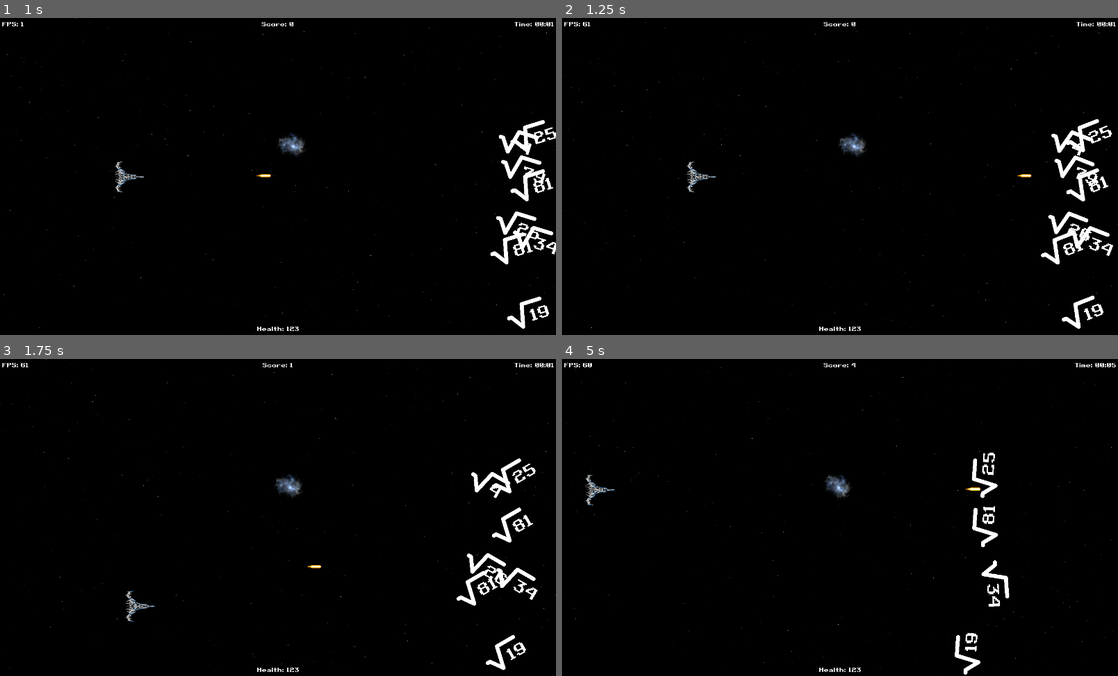
Above: before the commit, frames 1-4 (two rows, left to right).
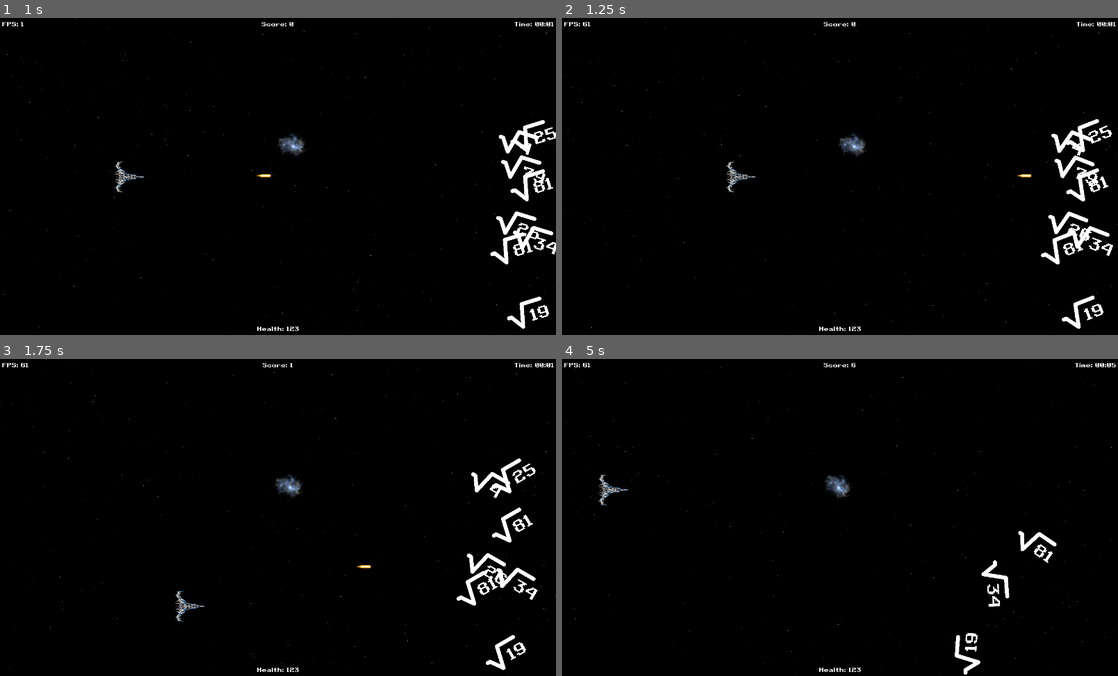
Above: after the commit, the same moments.

Repository: gingerr/ggj-2023-roots-one
Game: Godot game, scene res://Game.tscn
The game is run twice, just before and just after one commit, with the same random seed, the same clock (stepped at 60 frames per second) and the same inputs.
Inputs:
- Up to frame 1 (1 s): hold Right (ui_right) from 0.53 s (still down); tap Space (ui_select) at 0.77 s
- Up to frame 2 (1.25 s): keep holding Right (ui_right)
- Up to frame 3 (1.75 s): release Right (ui_right) at 1.28 s; hold Down (ui_down) from 1.28 s (still down); tap Space (ui_select) at 1.52 s
- Up to frame 4 (5 s): release Down (ui_down) at 2.03 s; hold Right (ui_right) 2.03-2.78 s; hold Up (ui_up) 2.78-3.53 s; tap Space (ui_select) at 3.02, 3.77, 4.52 s; hold Left (ui_left) from 3.53 s (still down)

Frame 1 is identical in both runs. In frame 2, 0.3% of the frame differs, in the area x 22-35%, y 45-56%; in frame 3, 0.3%; in frame 4, 1.0%, in the area x 4-89%, y 1-65%.

Commit message:
.

Diff:
--- a/EnemyRoot.gd
+++ b/EnemyRoot.gd
@@ -18,7 +18,6 @@
 	# speed
 	var boostSpeed = randf() + 1
 	velocity *= boostSpeed
-	print(velocity)
 
 
 func configure(difficulty_level):
@@ -47,17 +46,25 @@
 	HUD.increaseScore(1)
 	print('boom')
 
+
+
 func _on_area_entered(area):
 	if (area is Bullet):
 		area.queue_free()
 		queue_free();
 		explode()
 		if is_enemy_good():
-			print("Reduce Health")
+			print("Reduce Player Health")
 		else:
-			print("Score increased")
+			print("Score Player increased")
 
 func is_enemy_good():
 	if int(sqrt(difficulty)) == sqrt(difficulty):
 		return true
 	return false
+
+
+func _on_player_colission(body):
+	if (body is Player):
+		queue_free();
+		print("Reduce Player Health")
--- a/EnemyRoot.tscn
+++ b/EnemyRoot.tscn
@@ -31,3 +31,4 @@
 shape = SubResource( 2 )
 
 [connection signal="area_entered" from="." to="." method="_on_area_entered"]
+[connection signal="body_entered" from="." to="." method="_on_player_colission"]
--- a/Game.gd
+++ b/Game.gd
@@ -6,7 +6,10 @@
 	FULLSCREEN
 }
 
-var globa_difficulty_level = 100;
+
+const spawn_interval_in_seconds = 3
+var spawn_timer 				= 0
+var difficulty_level = 100;
 
 var DEFAULT_SCREEN_MODE = DISPLAY_MODE.FULLSCREEN
 onready var squareRootFactory = preload("res://EnemyRoot.tscn")
@@ -39,7 +42,13 @@
 		get_tree().paused = true
 		get_tree().change_scene("res://MainMenu.tscn")
 
+	spawn_timer += delta;
+	if (spawn_timer > spawn_interval_in_seconds):
+		spawn_timer = 0;
+		call_deferred("spawnEnemy")
+
+
 func spawnEnemy():
 	var mob = squareRootFactory.instance()
-	mob.configure(globa_difficulty_level)
+	mob.configure(difficulty_level)
 	get_tree().root.add_child(mob)
--- a/Player.gd
+++ b/Player.gd
@@ -23,7 +23,7 @@
 		move_local_y(speed)
 	if (Input.is_action_pressed("ui_up") && position.y > 100):
 		move_local_x(-speed)
-	if (Input.is_action_pressed("ui_right") && position.x < get_viewport_rect().size.x / 4):
+	if (Input.is_action_pressed("ui_right") && position.x < get_viewport_rect().size.x / 1):
 		move_local_y(-speed)
 	if (Input.is_action_pressed("ui_down") && position.y < get_viewport_rect().size.y - 100):
 		move_local_x(speed)
--- a/Player.tscn
+++ b/Player.tscn
@@ -1,10 +1,8 @@
-[gd_scene load_steps=5 format=2]
+[gd_scene load_steps=4 format=2]
 
 [ext_resource path="res://Player.gd" type="Script" id=1]
 [ext_resource path="res://resources/spaceship2.png" type="Texture" id=2]
 [ext_resource path="res://BehaviorHovering.gd" type="Script" id=3]
-
-[sub_resource type="RectangleShape2D" id=1]
 
 [node name="Player" type="KinematicBody2D"]
 rotation = 1.5708
@@ -17,9 +15,8 @@
 [node name="Sprite" type="Sprite" parent="."]
 texture = ExtResource( 2 )
 
-[node name="CollisionShape2D" type="CollisionShape2D" parent="."]
-position = Vector2( 42, -147 )
-shape = SubResource( 1 )
-
 [node name="BehaviorHovering" type="Node" parent="."]
 script = ExtResource( 3 )
+
+[node name="CollisionPolygon2D" type="CollisionPolygon2D" parent="."]
+polygon = PoolVector2Array( 680.001, 399.997, 540.002, 439.998, 440.001, 399.998, 300, 139.999, 119.998, -460, 39.997, -820, -60.0029, -800, -100.002, -460, -239.999, 160.001, -459.998, 420.002, -639.998, 400.002, -799.999, 260.003, -759.997, 720.003, -699.998, 640.003, -635.923, 657.477, -579.997, 760.002, -519.997, 760.002, -379.998, 620.001, -191.256, 768.297, 240.003, 759.999, 420.002, 659.998, 520.003, 759.998, 660.002, 679.998, 760.002, 679.997, 800.002, 479.997, 780.001, 239.997 )
